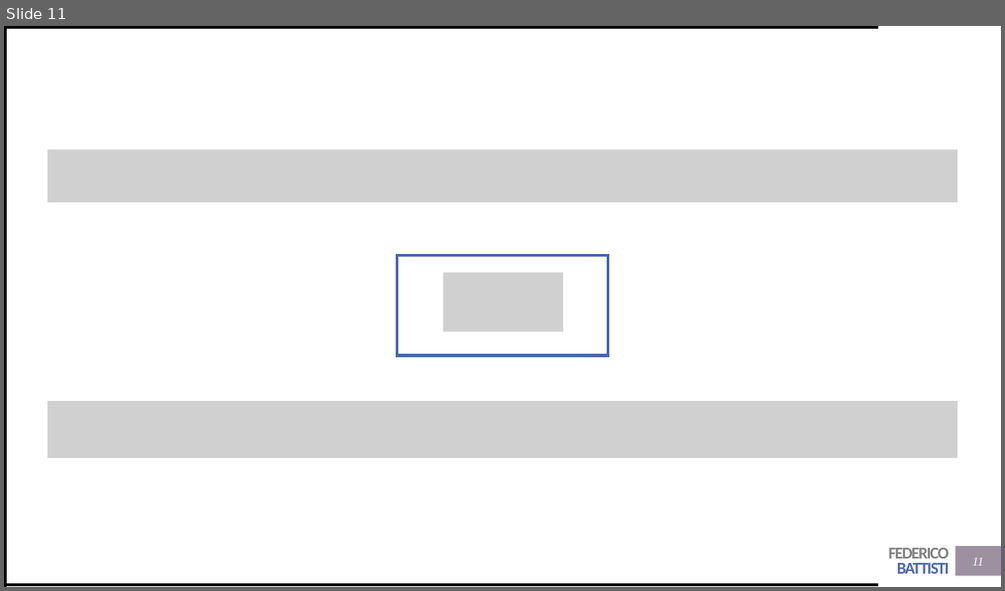
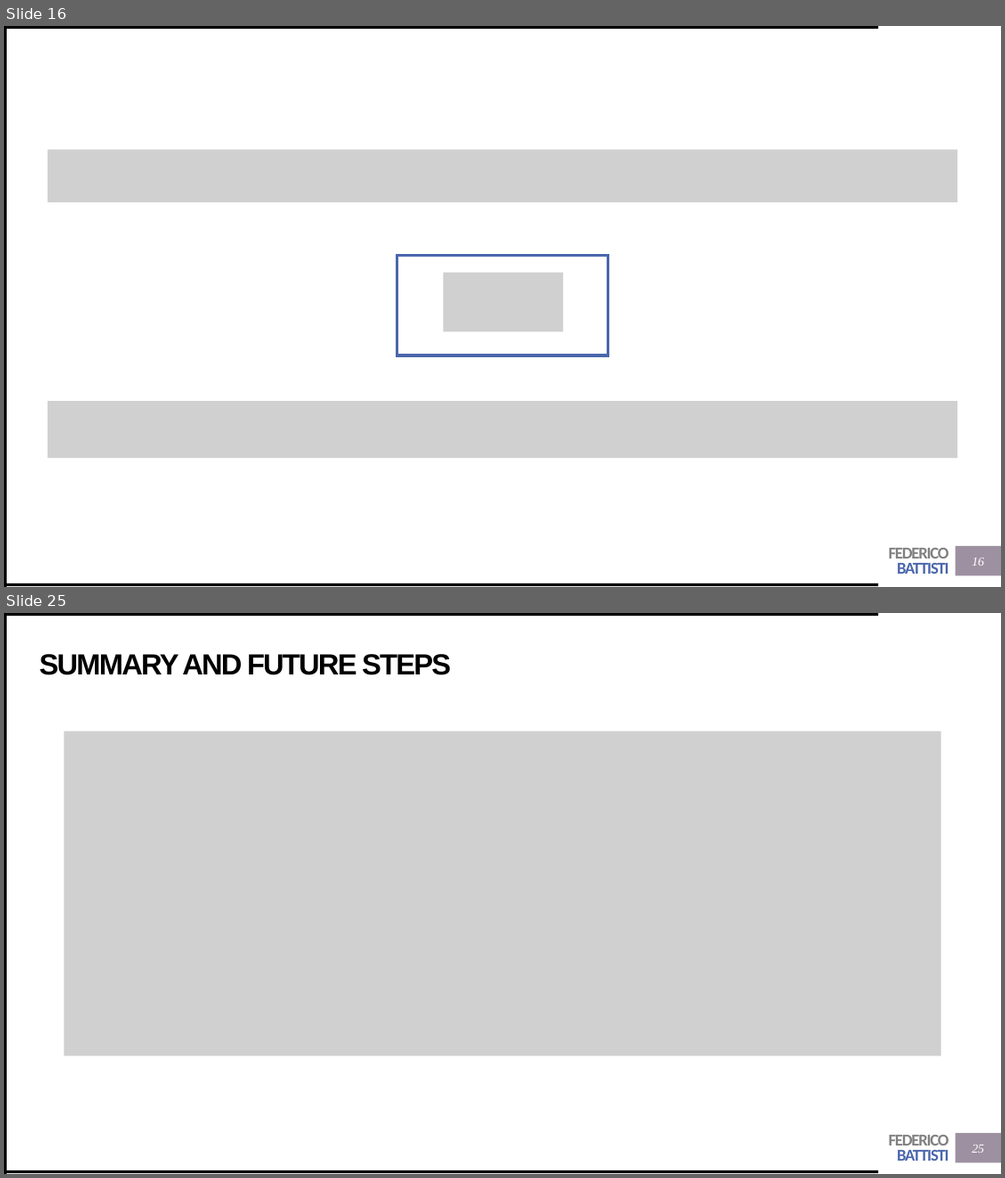
Before and after one commit to Trenchcoat95/OxfordCode, a slide deck: Presentations/Kalman Filter.pptx. Shown one above the other, each under a label of ours: slide 11 before the commit, slides 16 and 25 after it; the slides between them are not shown. The pictures are 1005x591 and 1005x1178 pixels, drawn with LibreOffice and Linux fonts; fonts in the diff are those of the drawing; grey boxes stand for pictures. Boxes give left, top, right and bottom in pixels: in the first picture for what was removed or moved away, otherwise in the second. Text is boxed around its words. In the diff, an @@ line names an element or a change of style, - is before the commit and + after.

```diff
--- a/Presentations/Kalman Filter.pptx
+++ b/Presentations/Kalman Filter.pptx
@@ slide 25 added at (4,613,1001,1174), background #FFFFFF; not listed: 5 template elements that a slide beside it also shows @@
@@ title added at (40,654,451,675), 28 pt, text #000000, bold @@
+SUMMARY AND FUTURE STEPS
@@ picture added at (64,731,941,1055) @@
@@ page number added at (971,1144,984,1152), 12 pt, text #FFFFFF, italic @@
+25
@@ what was slide 11 is now slide 16 @@
@@ page number at (971,557,984,565): text changed @@
-11
+16
```
Also in this commit, not shown: 12 slides changed, 16 other slides added, 55 other files.
